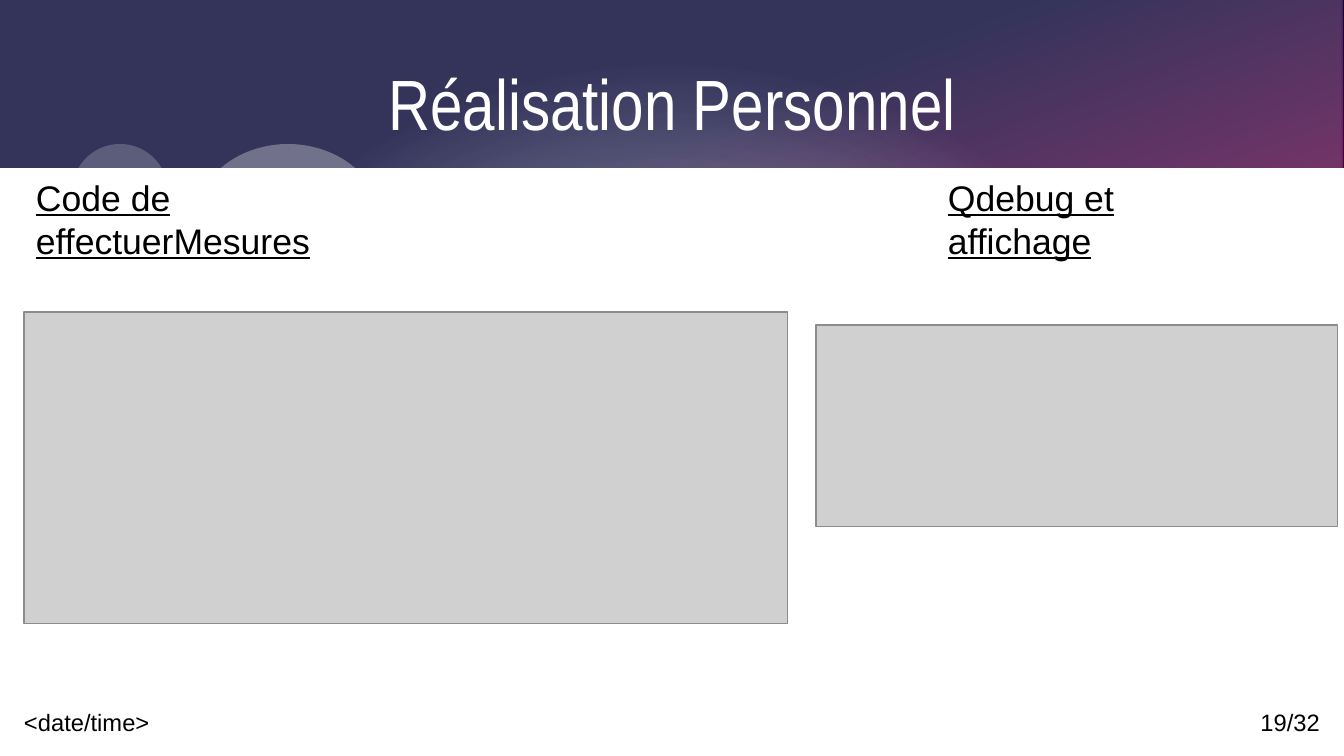
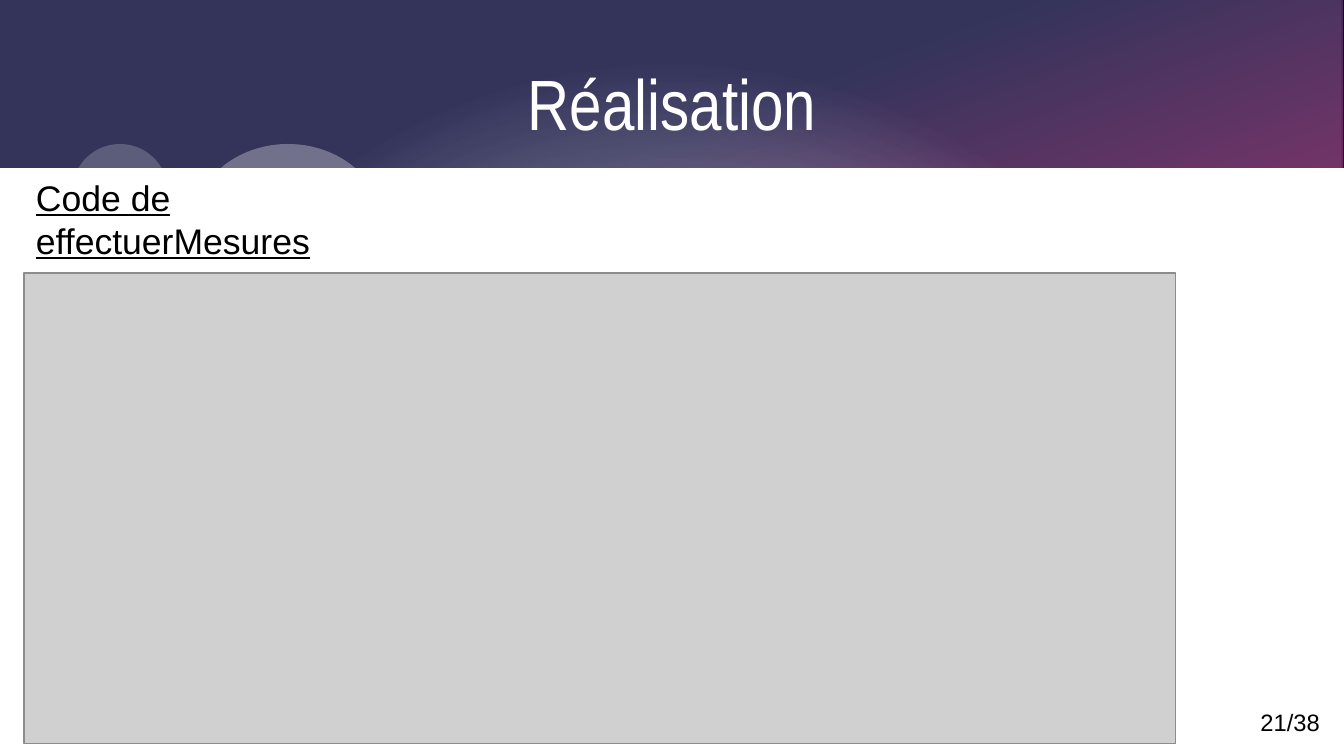
Before and after one commit to Corentinh2/PROJET_GESTIONNAIRE_DE_CHARGE, a slide deck: slide 21 of Revues/DiapoRevue3_VR.odp (slide 19 before the commit). Drawn at 1344x756 pixels with LibreOffice and Linux fonts; fonts in the diff are those of the drawing; grey boxes stand for pictures. Boxes give left, top, right and bottom in pixels: in the first picture for what was removed or moved away, otherwise in the second. Text is boxed around its words. In the diff, an @@ line names an element or a change of style, - is before the commit and + after.

```diff
--- a/Revues/DiapoRevue3_VR.odp
+++ b/Revues/DiapoRevue3_VR.odp
@@ title at [528,77,816,131]: text changed @@
-Réalisation Personnel
+Réalisation
@@ text removed at [948,185,1114,261] @@
-Qdebug et affichage
@@ picture: place and size @@
-picture at [24,312,788,624]
+picture at [24,273,1177,744]
@@ picture removed at [816,326,1338,527] @@
@@ page number at [1260,713,1319,732]: text changed @@
-19/32
+21/38
```
Also in this commit, not shown: 12 other slides changed, 8 slides added, 2 slides removed, 33 other files.
